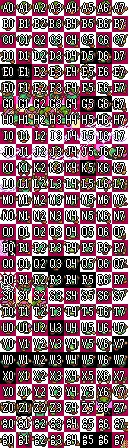
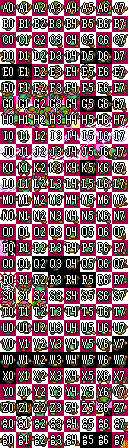
Before/after of a 128 x 448 layered artwork. What changed in the layer stack:
painted on "Unused Sprites" over 48, 320, 64, 336
